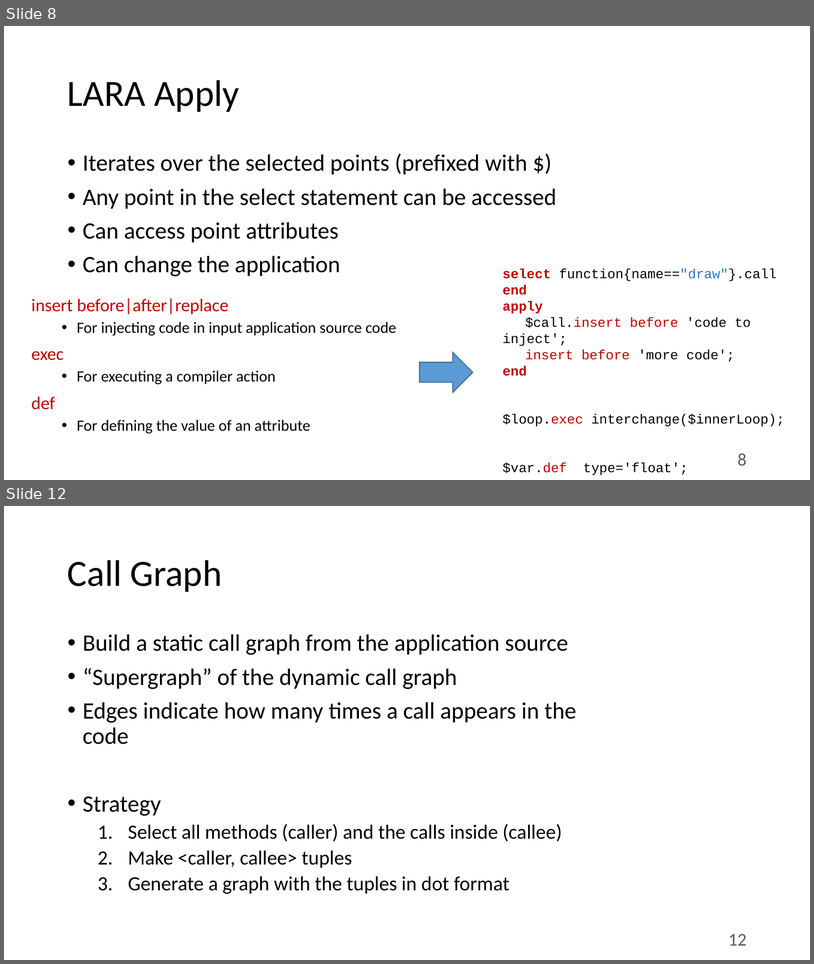
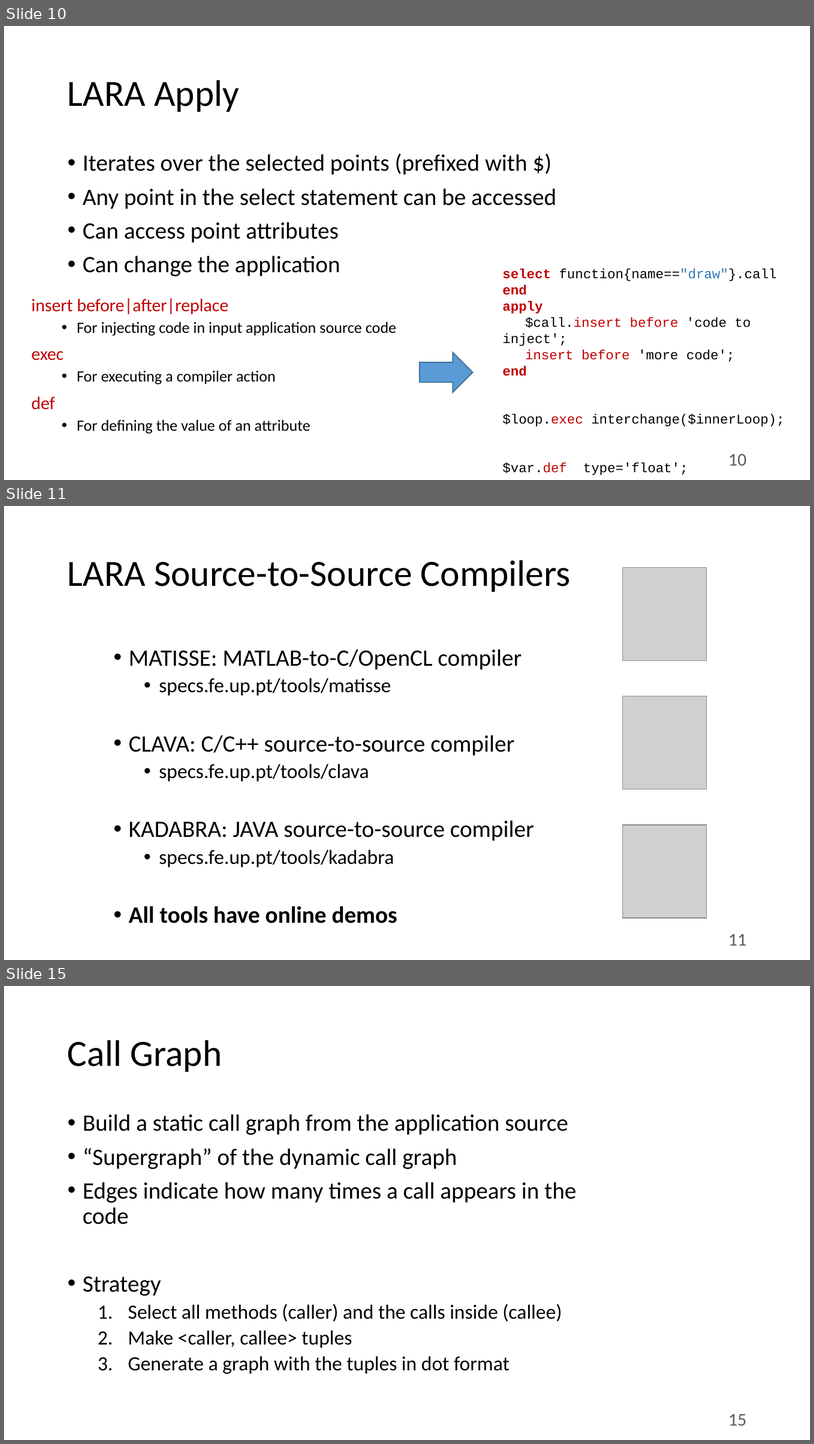
Before and after one commit to specs-feup/specs-lara, a slide deck: 2019-GreenSwLab/Clava-Tutorial.pptx. Shown one above the other, each under a label of ours: slides 8 and 12 before the commit, slides 10, 11 and 15 after it; the slides between them are not shown. The pictures are 814x964 and 814x1444 pixels, drawn with LibreOffice and Linux fonts; fonts in the diff are those of the drawing; grey boxes stand for pictures. Boxes give left, top, right and bottom in pixels: in the first picture for what was removed or moved away, otherwise in the second. Text is boxed around its words. In the diff, an @@ line names an element or a change of style, - is before the commit and + after.

```diff
--- a/2019-GreenSwLab/Clava-Tutorial.pptx
+++ b/2019-GreenSwLab/Clava-Tutorial.pptx
@@ slide 11 added at <box>4,506,810,960</box>, background #FFFFFF @@
@@ title added at <box>68,560,571,592</box>, 33 pt, text #000000 @@
+LARA Source-to-Source Compilers
@@ picture added at <box>623,567,707,660</box> @@
@@ text added at <box>129,649,534,923</box>, 21 pt, text #000000 @@
+• MATISSE: MATLAB-to-C/OpenCL compiler
+  • specs.fe.up.pt/tools/matisse
+• CLAVA: C/C++ source-to-source compiler
+  • specs.fe.up.pt/tools/clava
+• KADABRA: JAVA source-to-source compiler
+  • specs.fe.up.pt/tools/kadabra
+• All tools have online demos
@@ picture added at <box>623,696,707,789</box> @@
@@ picture added at <box>623,825,707,917</box> @@
@@ page number added at <box>729,934,747,945</box>, 16 pt, text #595959 @@
+11
@@ what was slide 8 is now slide 10 @@
@@ page number at <box>729,453,747,465</box>: text changed @@
-8
+10
@@ what was slide 12 is now slide 15 @@
@@ page number at <box>729,1414,747,1425</box>: text changed @@
-12
+15
```
Also in this commit, not shown: 9 slides changed, 1 other slide added, 1 slide removed, 1 other file.
